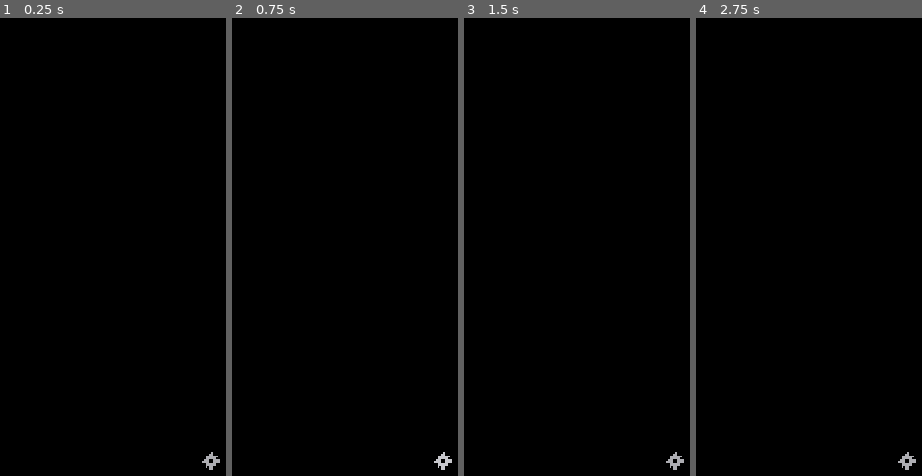
Above: before the commit, frames 1-4 (left to right).
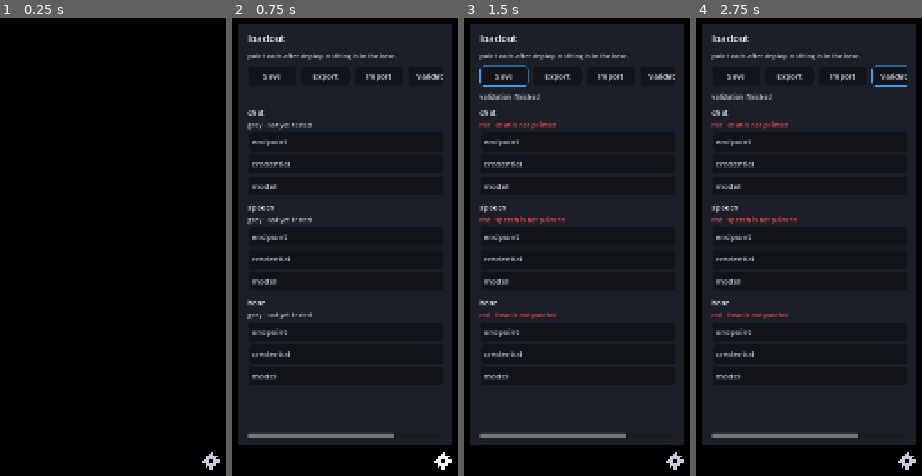
Above: after the commit, the same moments.

Repository: AutomatedPOS/loom-weave-godot
Game: Godot game, scene res://weave/Main.tscn
Two runs of this game, one before a commit and one after it. Both use one fixed random seed, a clock stepped at 60 frames per second and the inputs below.
Inputs (mouse positions are in pixels of both pictures, inside the frame that each line leads up to):
- Up to frame 1 (0.25 s): no input
- Up to frame 2 (0.75 s): click (442, 462) at 0.5 s
- Up to frame 3 (1.5 s): click (504, 77) at 1.25 s, where only the run after the commit has a clickable "Save"
- Up to frame 4 (2.75 s): click (897, 77) at 2 s, where only the run after the commit has a clickable "Validate"

The runs differ from the first frame. In frame 1, 0.1% of the frame differs, in the area x 89-98%, y 94-99%; in frame 2, 87%, in the area x 2-98%, y 1-99%; in frame 3, 87%; in frame 4, 87%.
Error before the commit: Parse Error: Cannot infer the type of "prefix" variable because the value doesn't have a set type. (res://weave/ThemeEngine.gd:434)

Commit message:
Fix theme ingest typing and talk error mapping.
Godot 4.3 rejects Variant inference, so dictionary copies are
explicit. Failed ingest no longer clobbers resolved colors.
Timeout classifies as timeout, not offline.

Co-authored-by: automatedpos <automatedpos@gmail.com>

Diff:
--- a/weave/ChatPanel.gd
+++ b/weave/ChatPanel.gd
@@ -327,7 +327,7 @@
 		var warn := engine.get_color("state.warning") if engine else Color(1, 0.7, 0.2)
 		rt.add_theme_color_override("default_color", warn)
 		rt.add_theme_font_size_override("normal_font_size", 13)
-		rt.text = "[i]%s[/i]" % text.xml_escape()
+		rt.text = "[i]%s[/i]" % text.replace("[", "").replace("]", "")
 		_log.add_child(rt)
 	else:
 		var l := Label.new()
@@ -370,7 +370,7 @@
 		return
 	var calls: Array = res.get("tool_calls", [])
 	if not calls.is_empty():
-		var tool_msgs := await _run_tools(calls)
+		var tool_msgs: Array = await _run_tools(calls)
 		_messages.append({"role": "assistant", "content": str(res.get("text", "")), "tool_calls": calls})
 		for tm in tool_msgs:
 			_messages.append(tm)
--- a/weave/TalkClient.gd
+++ b/weave/TalkClient.gd
@@ -312,6 +312,8 @@
 
 func _classify_http(result: int, code: int, raw: PackedByteArray, ms: int = 0) -> Dictionary:
 	var body := raw.get_string_from_utf8().to_lower()
+	if result == HTTPRequest.RESULT_TIMEOUT:
+		return _fail("provider timeout", "timeout", ms)
 	if result != HTTPRequest.RESULT_SUCCESS:
 		if result == HTTPRequest.RESULT_CANT_CONNECT or result == HTTPRequest.RESULT_CANT_RESOLVE:
 			return _fail("network unreachable", "offline", ms)
--- a/weave/ThemeEngine.gd
+++ b/weave/ThemeEngine.gd
@@ -42,39 +42,27 @@
 			var parsed: Variant = _parse_object(fa.get_as_text())
 			if typeof(parsed) == TYPE_DICTIONARY:
 				if _ingest_merged(parsed, shipped, false):
-					saved = _dup(preview)
+					saved = _dup_dict(preview)
 					_publish()
 					return true
 				_reset_log()
 	if not _ingest_merged({}, shipped, false):
 		return false
-	saved = _dup(preview)
+	saved = _dup_dict(preview)
 	_publish()
 	return true
 
 
 func ingest(raw: Dictionary) -> bool:
-	var prior := _dup(preview)
-	var prior_res := _dup(resolved)
-	var prior_css := _dup(css_vars)
 	if not _ingest_merged(raw, shipped, false):
-		preview = prior
-		resolved = prior_res
-		css_vars = prior_css
 		return false
 	_publish()
 	return true
 
 
 func apply_patch(delta: Dictionary) -> bool:
-	var prior := _dup(preview)
-	var prior_res := _dup(resolved)
-	var prior_css := _dup(css_vars)
-	var base := preview if not preview.is_empty() else shipped
+	var base: Dictionary = preview if not preview.is_empty() else shipped
 	if not _ingest_merged(delta, base, true):
-		preview = prior
-		resolved = prior_res
-		css_vars = prior_css
 		return false
 	_publish()
 	return true
@@ -85,7 +73,7 @@
 	if fa == null:
 		return FileAccess.get_open_error()
 	fa.store_string(JSON.stringify(preview, "\t"))
-	saved = _dup(preview)
+	saved = _dup_dict(preview)
 	return OK
 
 
@@ -117,7 +105,7 @@
 
 
 func theme_for_prompt() -> Dictionary:
-	return _dup(preview)
+	return _dup_dict(preview)
 
 
 func _load_shipped() -> bool:
@@ -134,10 +122,10 @@
 	last_error = ""
 	if not _schema_check(incoming, is_patch):
 		return false
-	var cleaned := _whitelist(incoming)
-	var merged := _dup(base)
+	var cleaned: Dictionary = _whitelist(incoming)
+	var merged: Dictionary = _dup_dict(base)
 	if merged.is_empty():
-		merged = _dup(shipped)
+		merged = _dup_dict(shipped)
 	_ensure_defaults(merged)
 	_merge_theme(merged, cleaned)
 	if not _refs_only(merged):
@@ -269,7 +257,7 @@
 	var prim: Dictionary = merged["primitives"]
 	var ship_p: Dictionary = shipped.get("primitives", {})
 	if not prim.has("color"):
-		prim["color"] = _dup(ship_p.get("color", {}))
+		prim["color"] = _dup_dict(ship_p.get("color", {}))
 	else:
 		var col: Dictionary = prim["color"]
 		var ship_c: Dictionary = ship_p.get("color", {})
@@ -278,9 +266,9 @@
 				col[k] = ship_c[k]
 	for arr_k in ["space", "radius", "size"]:
 		if not prim.has(arr_k):
-			prim[arr_k] = _dup(ship_p.get(arr_k, []))
+			prim[arr_k] = _dup_arr(ship_p.get(arr_k, []))
 	if not prim.has("font"):
-		prim["font"] = _dup(ship_p.get("font", {}))
+		prim["font"] = _dup_dict(ship_p.get("font", {}))
 	else:
 		var font: Dictionary = prim["font"]
 		var ship_f: Dictionary = ship_p.get("font", {})
@@ -290,14 +278,14 @@
 	var sem_def: Dictionary = shipped_defaults.get("semantic", shipped.get("semantic", {}))
 	var com_def: Dictionary = shipped_defaults.get("components", shipped.get("components", {}))
 	if not merged.has("semantic"):
-		merged["semantic"] = _dup(sem_def)
+		merged["semantic"] = _dup_dict(sem_def)
 	else:
 		var sem: Dictionary = merged["semantic"]
 		for k in sem_def.keys():
 			if not sem.has(k):
 				sem[k] = sem_def[k]
 	if not merged.has("components"):
-		merged["components"] = _dup(com_def)
+		merged["components"] = _dup_dict(com_def)
 	else:
 		var com: Dictionary = merged["components"]
 		for k in com_def.keys():
@@ -327,7 +315,7 @@
 			dp["font"] = df
 		for arr_k in ["space", "radius", "size"]:
 			if sp.has(arr_k):
-				dp[arr_k] = _dup(sp[arr_k])
+				dp[arr_k] = _dup_arr(sp[arr_k])
 		dst["primitives"] = dp
 	if src.has("semantic"):
 		var ds: Dictionary = dst.get("semantic", {})
@@ -431,7 +419,7 @@
 			return font[key]
 		return null
 	for arr_k in ["space", "radius", "size"]:
-		var prefix := arr_k + "."
+		var prefix: String = str(arr_k) + "."
 		if name.begins_with(prefix):
 			var rest := name.substr(prefix.length())
 			if rest.is_valid_int():
@@ -595,7 +583,7 @@
 
 func _parse_color(s: String) -> Variant:
 	var t := s.strip_edges()
-	if t.begins_with("#") and t.length() in [4, 5, 7, 9]:
+	if t.begins_with("#") and [4, 5, 7, 9].has(t.length()):
 		return Color.html(t)
 	return null
 
@@ -648,7 +636,15 @@
 	return json.data
 
 
-func _dup(v: Variant) -> Variant:
-	if typeof(v) == TYPE_DICTIONARY or typeof(v) == TYPE_ARRAY:
-		return JSON.parse_string(JSON.stringify(v))
-	return v
+func _dup_dict(v: Variant) -> Dictionary:
+	var parsed: Variant = JSON.parse_string(JSON.stringify(v))
+	if typeof(parsed) == TYPE_DICTIONARY:
+		return parsed
+	return {}
+
+
+func _dup_arr(v: Variant) -> Array:
+	var parsed: Variant = JSON.parse_string(JSON.stringify(v))
+	if typeof(parsed) == TYPE_ARRAY:
+		return parsed
+	return []
--- a/weave/talk_smoke.gd
+++ b/weave/talk_smoke.gd
@@ -102,5 +102,6 @@
 		_fail("backdrop left black")
 		return
 
+	talk.free()
 	print("SMOKE talk wav + error kinds + live theme patch + hidden chat")
 	quit(0)
